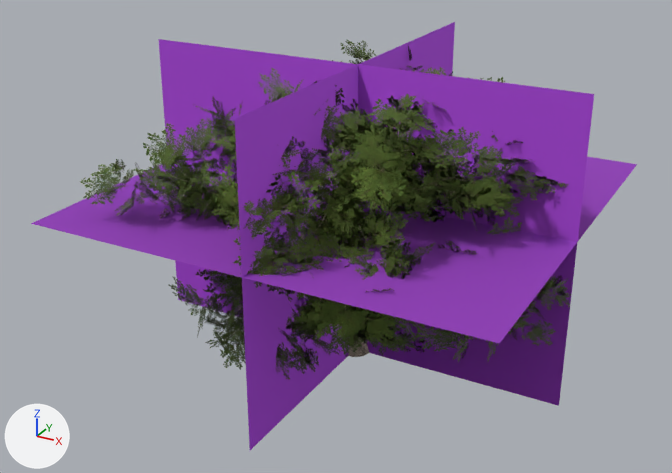
One commit to the glTF model data/models/board/vegetation/tree-broad.glb: the scene before it, then after it.
Camera for both pictures: a 50 mm lens placed at (38.9, -75.0, 49.8), pointed at (-2.1, -0.4, 12.5). Every picture has the same lights, and +X, +Y and +Z are marked at lower left. The picture after the commit comes second. Where no turn or scale is listed for an object, it has been applied to the vertices. Vertices at exactly the same position are counted once.

In view in the first picture: 'tree-broad-lod0.001', 'tree-broad-lod1.001', 'tree-broad-lod2.001', 'tree-broad-lod3.001'.
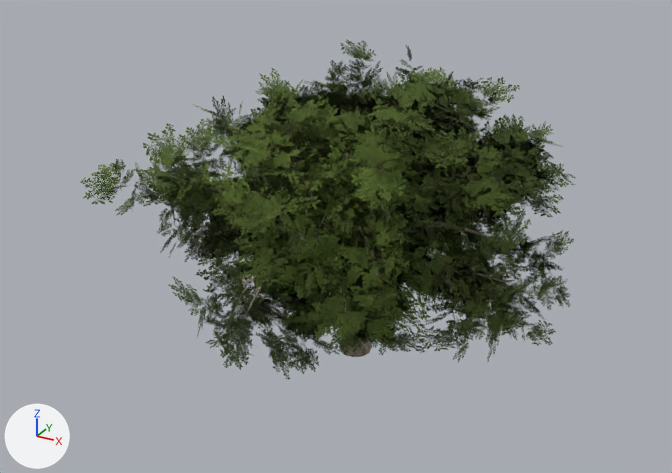
Location of each change, [x1, y1, x2, y2] in pixels of the pictures (672 x 473 px; the box of a moved part takes in the faces that stretch with it):
'tree-broad-lod3.001', reshaped, recoloured (not visible afterwards)
    before: [31, 22, 637, 450]
part 1 of me_tree_broad_lod3, moved or reshaped (not visible afterwards)
    before: [31, 22, 637, 450]
part 2 of me_tree_broad_lod3, recoloured (purple)
    before: [31, 22, 637, 450]

What the commit changed:
me_tree_broad_lod3 is used by ob_tree_broad_lod3_001; location (0.0, 0.0, 0.0).
me_tree_broad_lod3 had 12 vertices, 6 faces and spanned x -23.0..21.6, y -19.8..23.3, z 0.0..30.0.
me_tree_broad_lod3 now has 12 vertices, 6 faces and spans x -23.0..22.0, y -19.9..23.5, z 0.0..30.0.
Part 1, on me_tree_broad_lod3:
Vertex 1 of me_tree_broad_lod3 moves from (21.6, 0.0, 0.0) at pixel (558, 405) to (22.0, 0.0, 0.0).
Vertex 2 of me_tree_broad_lod3 moves from (21.6, 0.0, 30.0) at pixel (594, 94) to (22.0, 0.0, 30.0).
Vertex 4 of me_tree_broad_lod3 moves from (0.0, -19.8, 0.0) at pixel (249, 450) to (0.0, -19.9, 0.0).
Vertex 5 of me_tree_broad_lod3 moves from (0.0, 23.3, 0.0) to (0.0, 23.5, 0.0).
Vertex 6 of me_tree_broad_lod3 moves from (0.0, 23.3, 30.0) at pixel (454, 21) to (0.0, 23.5, 30.0).
Vertex 7 of me_tree_broad_lod3 moves from (0.0, -19.8, 30.0) at pixel (234, 118) to (0.0, -19.9, 30.0).
Vertex 8 of me_tree_broad_lod3 moves from (-23.0, -19.8, 16.8) at pixel (30, 223) to (-23.0, -19.9, 16.7).
Vertex 9 of me_tree_broad_lod3 moves from (21.6, -19.8, 16.8) at pixel (499, 343) to (22.0, -19.9, 16.7).
Vertex 10 of me_tree_broad_lod3 moves from (21.6, 23.3, 16.8) at pixel (637, 164) to (22.0, 23.5, 16.7).
Vertex 11 of me_tree_broad_lod3 moves from (-23.0, 23.3, 16.8) to (-23.0, 23.5, 16.7).
me_tree_broad_lod3 part 2: 6 faces centred in x -8.2..6.7, y -5.5..8.9, z 10.0..20.0 are repainted in the vertex colours; the middle colour goes from purple #c64fff to pink #fd35cf.
